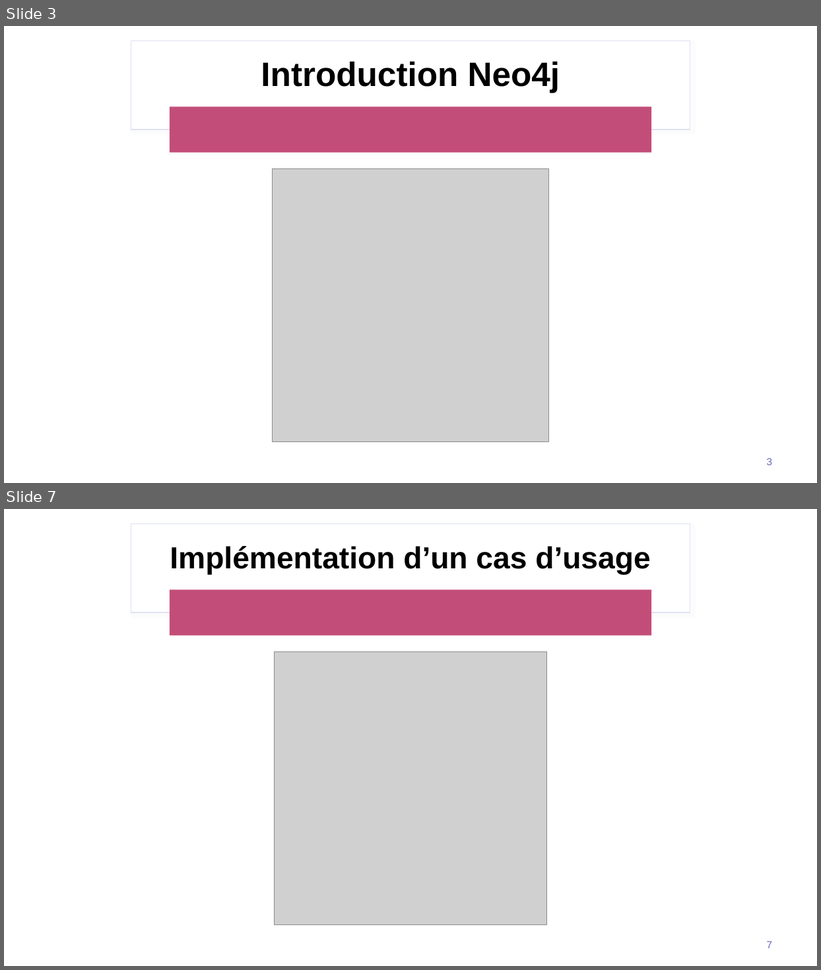
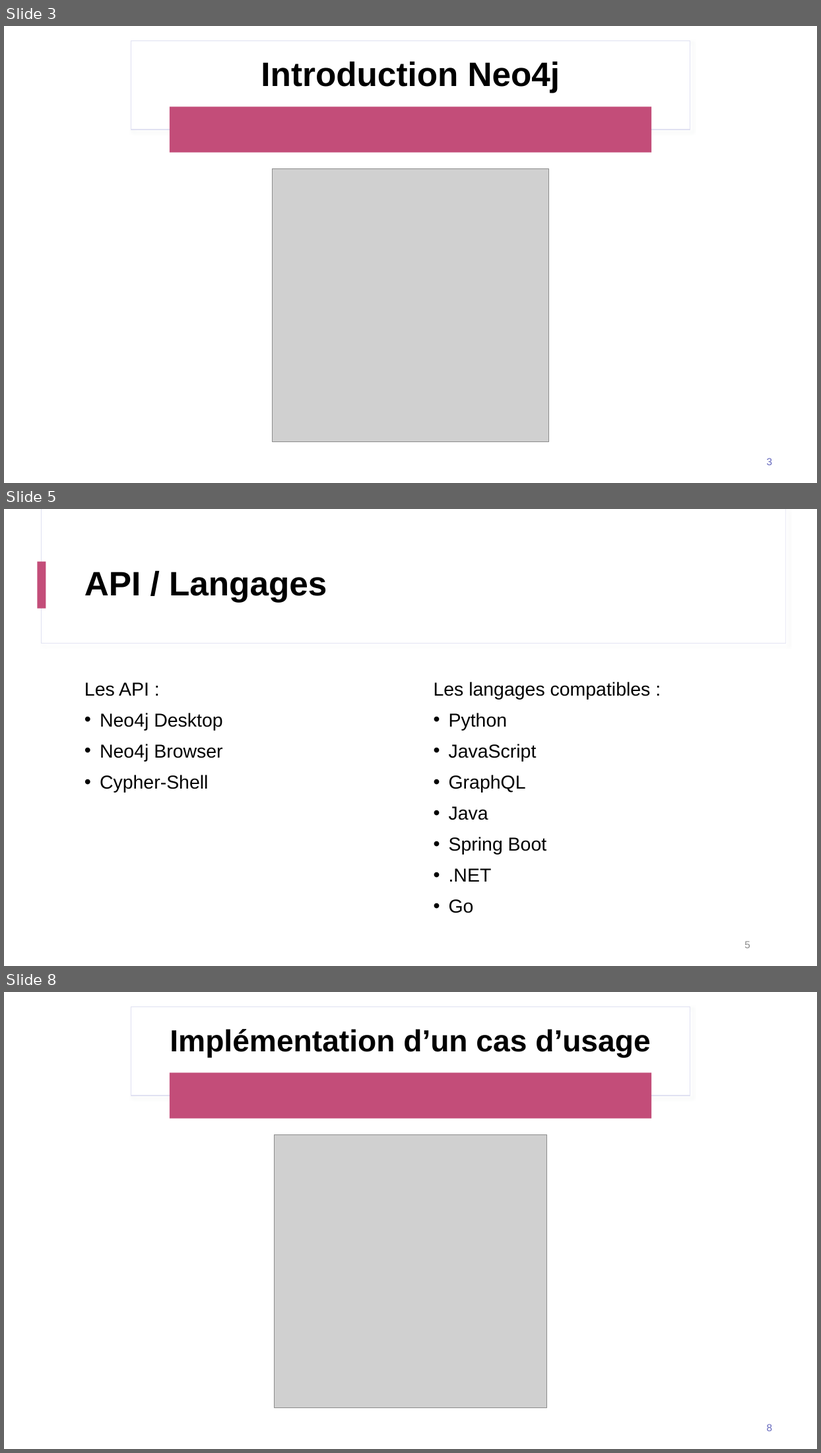
Before and after one commit to clementmariebrisson/neo4j-recommandation-engine, a slide deck: Presentation Neo4j.pptx. Shown one above the other, each under a label of ours: slides 3 and 7 before the commit, slides 3, 5 and 8 after it; the slides between them are not shown. The pictures are 821x970 and 821x1453 pixels, drawn with LibreOffice and Linux fonts; fonts in the diff are those of the drawing; grey boxes stand for pictures. Boxes give left, top, right and bottom in pixels: in the first picture for what was removed or moved away, otherwise in the second. Text is boxed around its words. In the diff, an @@ line names an element or a change of style, - is before the commit and + after.

```diff
--- a/Presentation Neo4j.pptx
+++ b/Presentation Neo4j.pptx
@@ slide 5 added at (4, 509, 817, 966), background #FFFFFF; not listed: 2 template elements that a slide beside it also shows @@
@@ rectangle added at (38, 561, 46, 609), fill #C34D79 @@
@@ title added at (85, 572, 327, 602), 40 pt, text #000000, bold @@
+API / Langages
@@ text added at (85, 683, 222, 793), 22.2 pt, text #000000 @@
+Les API :
+• Neo4j Desktop
+• Neo4j Browser
+• Cypher-Shell
@@ text added at (434, 682, 651, 914), 22.2 pt, text #000000 @@
+Les langages compatibles :
+• Python
+• JavaScript
+• GraphQL
+• Java
+• Spring Boot
+• .NET
+• Go
@@ page number added at (745, 941, 750, 949), 12 pt, text #8C8C8C @@
+5
@@ what was slide 7 is now slide 8 @@
@@ page number at (767, 1424, 773, 1432): text changed @@
-7
+8
```
Also in this commit, not shown: 2 slides changed, 1 other slide added, 1 slide removed.
